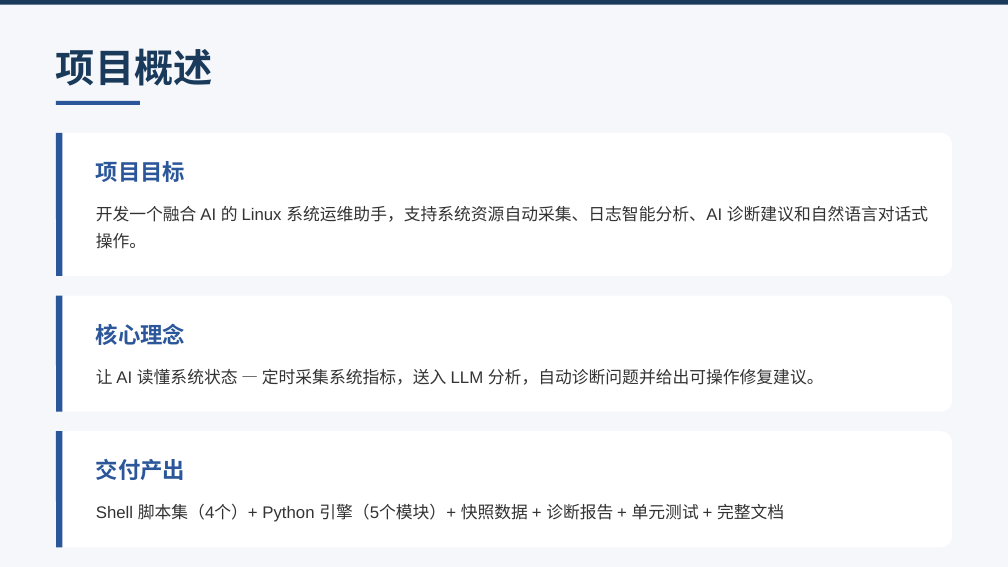
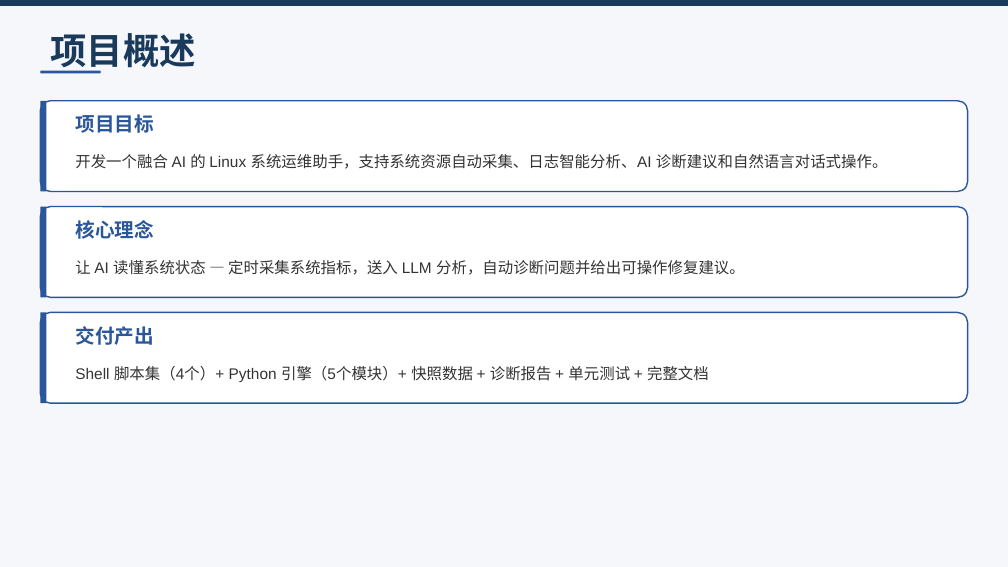
Before and after one commit to NJFUZL/Linux----, a slide deck: slide 2 of docs/AI智能运维助手_项目规划.pptx. Drawn at 1008x567 pixels with LibreOffice and Linux fonts; fonts in the diff are those of the drawing. Boxes give left, top, right and bottom in pixels: in the first picture for what was removed or moved away, otherwise in the second. Text is boxed around its words. In the diff, an @@ line names an element or a change of style, - is before the commit and + after.

```diff
--- a/docs/AI智能运维助手_项目规划.pptx
+++ b/docs/AI智能运维助手_项目规划.pptx
@@ text "项目概述": place and size @@
-text "项目概述" at (56,48,213,86)
+text "项目概述" at (50,33,196,74)
@@ text "项目概述" at (50,33,196,74): size 28 to 26 pt; less space between paragraphs; vertical alignment top to middle @@
@@ rectangle: place and size @@
-rectangle at (56,101,140,105)
+rectangle at (40,71,101,74)
@@ rounded rectangle: place and size @@
-rounded rectangle at (56,133,953,276)
+rounded rectangle at (40,101,968,192)
@@ rectangle added at (40,101,46,192), fill #2B579A @@
@@ text "项目目标": place and size @@
-text "项目目标" at (96,161,185,182)
+text "项目目标" at (75,114,153,133)
@@ line removed from (59, 133) to (59, 276) @@
@@ text "开发一个融合 AI 的 Linux 系统运维助手，支持系统资源自动采集、日志智能分析、AI ...": place and size @@
-text "开发一个融合 AI 的 Linux 系统运维助手，支持系统资源自动采集、日志智能分析、AI ..." at (96,206,928,249)
+text "开发一个融合 AI 的 Linux 系统运维助手，支持系统资源自动采集、日志智能分析、AI ..." at (75,154,887,169)
@@ rounded rectangle: place and size @@
-rounded rectangle at (56,295,953,411)
+rounded rectangle at (40,207,968,297)
@@ rectangle added at (40,207,46,297), fill #2B579A @@
@@ text "核心理念": place and size @@
-text "核心理念" at (96,323,185,345)
+text "核心理念" at (75,220,153,239)
@@ text "让 AI 读懂系统状态 — 定时采集系统指标，送入 ...": place and size @@
-text "让 AI 读懂系统状态 — 定时采集系统指标，送入 ..." at (96,369,824,385)
+text "让 AI 读懂系统状态 — 定时采集系统指标，送入 ..." at (75,260,745,275)
@@ line removed from (59, 295) to (59, 411) @@
@@ outline none to #2B579A 1 pt; proportions changed in 3 elements at (40,101,968,192), (40,207,968,297), (40,312,968,403) @@
@@ rounded rectangle: place and size @@
-rounded rectangle at (56,431,953,547)
+rounded rectangle at (40,312,968,403)
@@ rectangle added at (40,312,46,403), fill #2B579A @@
@@ size 16 to 14 pt; less space between paragraphs; vertical alignment top to middle in 3 elements at (75,114,153,133), (75,220,153,239), (75,326,153,345) @@
@@ text "交付产出": place and size @@
-text "交付产出" at (96,459,185,480)
+text "交付产出" at (75,326,153,345)
@@ size 12 to 11 pt; line spacing 19.2pt to 1; vertical alignment top to middle in 3 elements at (75,154,887,169), (75,260,745,275), (75,366,709,382) @@
@@ text "Shell 脚本集（4个）+ Python 引擎（5个模块）+ 快照数据 ...": place and size @@
-text "Shell 脚本集（4个）+ Python 引擎（5个模块）+ 快照数据 ..." at (96,504,784,522)
+text "Shell 脚本集（4个）+ Python 引擎（5个模块）+ 快照数据 ..." at (75,366,709,382)
@@ line removed from (59, 431) to (59, 547) @@
```
Also in this commit, not shown: 6 other slides changed, 30 other files.
